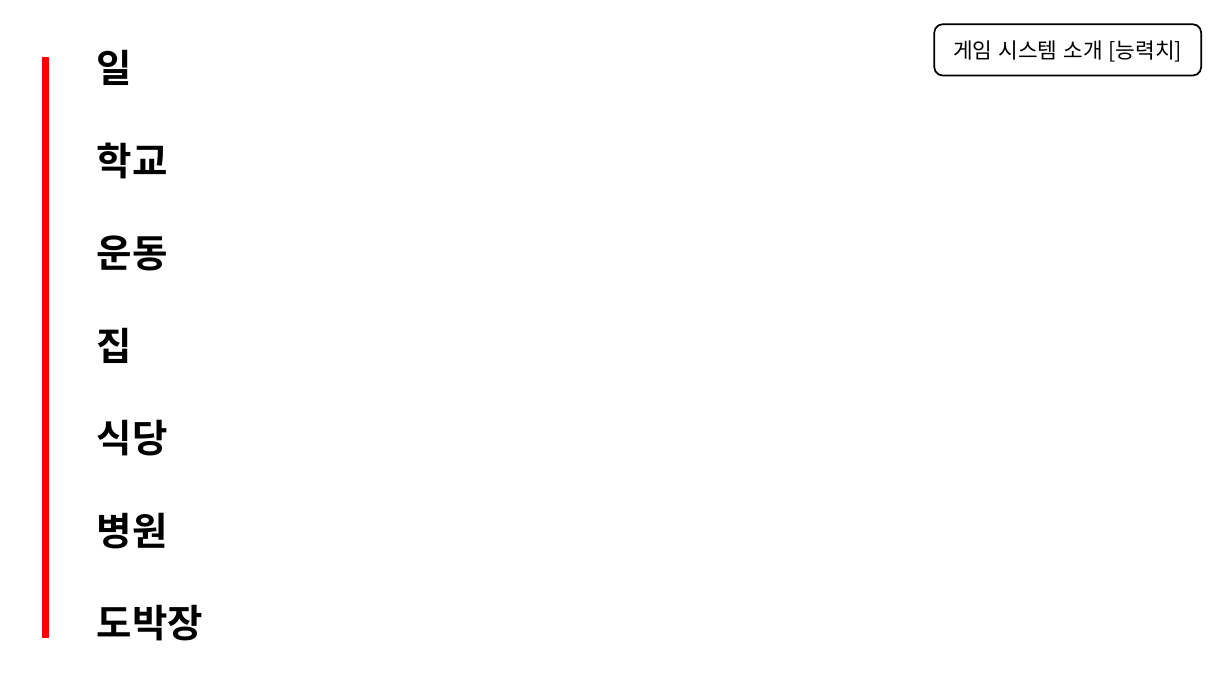
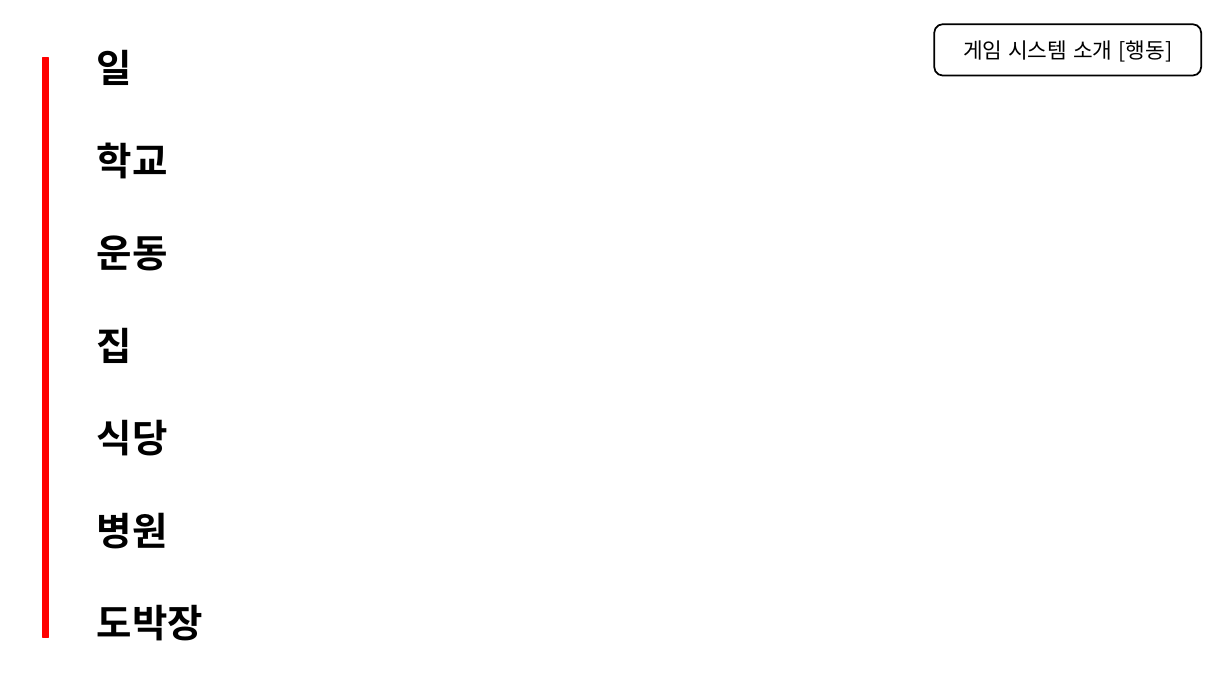
Before and after one commit to EsPUNCH/BlAck_Mesa, a slide deck: slide 6 of 산학분반1팀_블랙 메사.pptx. Drawn at 1232x693 pixels with LibreOffice and Linux fonts; fonts in the diff are those of the drawing. Boxes give left, top, right and bottom in pixels: in the first picture for what was removed or moved away, otherwise in the second. Text is boxed around its words. In the diff, an @@ line names an element or a change of style, - is before the commit and + after.

```diff
--- a/산학분반1팀_블랙 메사.pptx
+++ b/산학분반1팀_블랙 메사.pptx
@@ text in rounded rectangle at bbox=[963, 40, 1173, 62]: text changed @@
-게임 시스템 소개 [능력치]
+게임 시스템 소개 [행동]
```
Also in this commit, not shown: 1 other slide changed.
